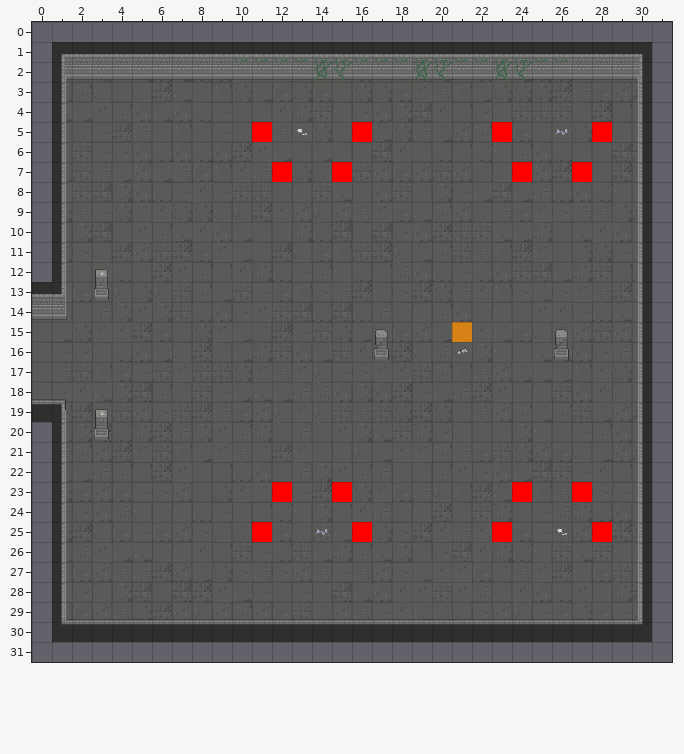
A Tiled map gets an edit: GrupaTNT/Assets/Resources/RoomData/ROOM_1_W_1.tmx. Above: the version before the commit.
Cells are 32x32 px. Shown: x 0..31, y 0..31.
And afterwards:
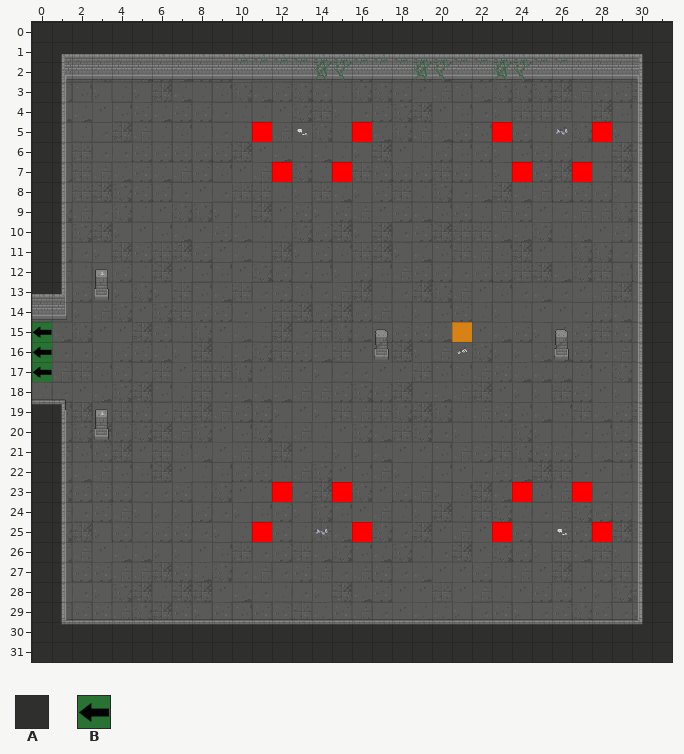
Key: from "Dungeon_Tileset_2": A 167; from "flags": B 5.
_ is an empty cell, . an unchanged one.
The exact change:
--- layer "Walls"
@@ x 0..31 @@
- 0 ________________________________
- 1 _.............................._
- 2 _.............................._
- 3 _.............................._
- 4 _.............................._
- 5 _.............................._
- 6 _.............................._
- 7 _.............................._
- 8 _.............................._
- 9 _.............................._
-10 _.............................._
-11 _.............................._
-12 _.............................._
-13 ..............................._
-14 ..............................._
-15 ..............................._
-16 ..............................._
-17 ..............................._
-18 ..............................._
-19 ..............................._
-20 _.............................._
-21 _.............................._
-22 _.............................._
-23 _.............................._
-24 _.............................._
-25 _.............................._
-26 _.............................._
-27 _.............................._
-28 _.............................._
-29 _.............................._
-30 _.............................._
-31 ________________________________
+ 0 AAAAAAAAAAAAAAAAAAAAAAAAAAAAAAAA
+ 1 A..............................A
+ 2 A..............................A
+ 3 A..............................A
+ 4 A..............................A
+ 5 A..............................A
+ 6 A..............................A
+ 7 A..............................A
+ 8 A..............................A
+ 9 A..............................A
+10 A..............................A
+11 A..............................A
+12 A..............................A
+13 ...............................A
+14 ...............................A
+15 ...............................A
+16 ...............................A
+17 ...............................A
+18 ...............................A
+19 ...............................A
+20 A..............................A
+21 A..............................A
+22 A..............................A
+23 A..............................A
+24 A..............................A
+25 A..............................A
+26 A..............................A
+27 A..............................A
+28 A..............................A
+29 A..............................A
+30 A..............................A
+31 AAAAAAAAAAAAAAAAAAAAAAAAAAAAAAAA
--- layer "Flags"
@@ x 0..0 @@
-15 _
-16 _
-17 _
+15 B
+16 B
+17 B
Pixel boxes of the changes (left, top, right, bottom) in both pictures:
added: (32, 22, 672, 662)
